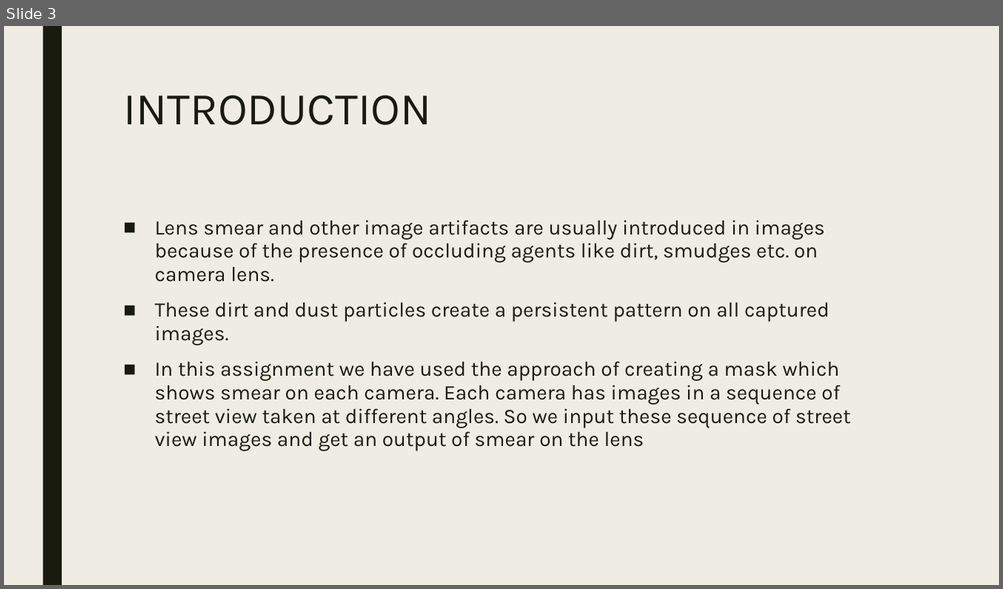
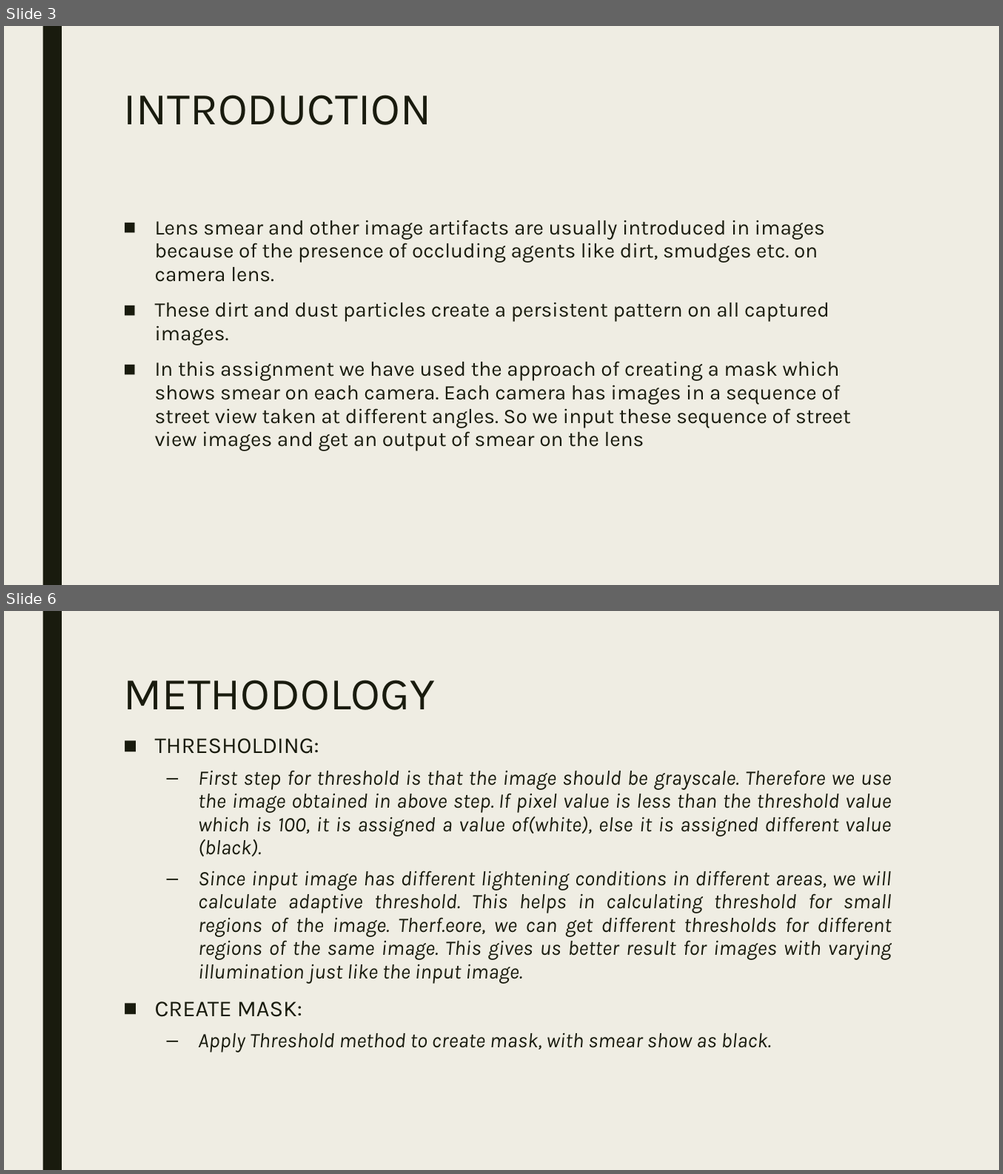
Before and after one commit to Soundarya27/CS513, a slide deck: Presentation1.pptx. Shown one above the other, each under a label of ours: slide 3 before the commit, slides 3 and 6 after it; the slides between them are not shown. The pictures are 1003x589 and 1003x1174 pixels, drawn with LibreOffice and Linux fonts; fonts in the diff are those of the drawing. Boxes give left, top, right and bottom in pixels: in the first picture for what was removed or moved away, otherwise in the second. Text is boxed around its words. In the diff, an @@ line names an element or a change of style, - is before the commit and + after.

```diff
--- a/Presentation1.pptx
+++ b/Presentation1.pptx
@@ slide 6 added at box(4, 611, 999, 1170), background #EFEDE3; not listed: 1 template element that a slide beside it also shows @@
@@ title added at box(123, 680, 435, 710), 44 pt, text #191B0E @@
+METHODOLOGY
@@ text added at box(155, 738, 891, 1053), 20 pt, text #191B0E, italic @@
+■ THRESHOLDING:
+  – First step for threshold is that the image should be grayscale. Therefore we use the image obtained in above step. If pixel value is less than the threshold value which is 100, it is assigned a value of(white), else it is assigned different value (black).
+  – Since input image has different lightening conditions in different areas, we will calculate adaptive threshold. This helps in calculating threshold for small regions of the image. Therf.eore, we can get different thresholds for different regions of the same image. This gives us better result for images with varying illumination just like the input image.
+■ CREATE MASK:
+  – Apply Threshold method to create mask, with smear show as black.
```
Also in this commit, not shown: 1 slide changed, 1 other slide added.
